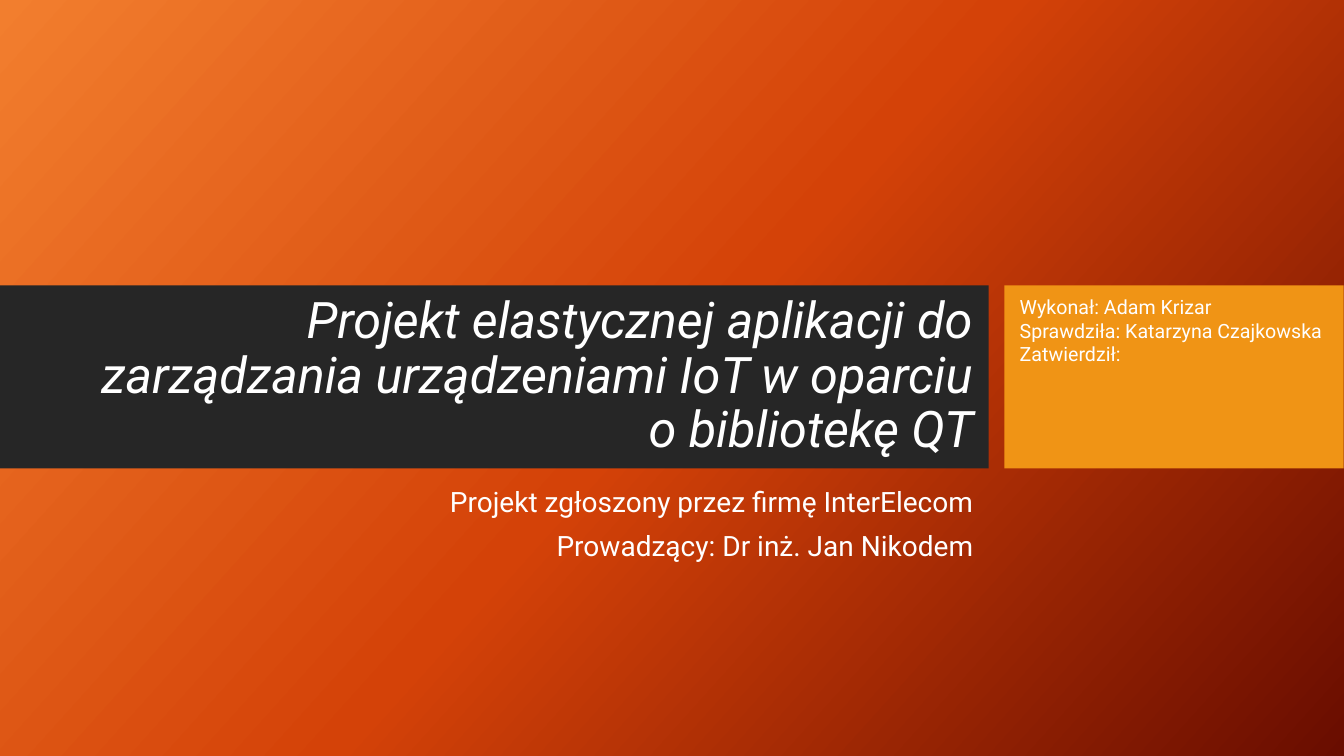
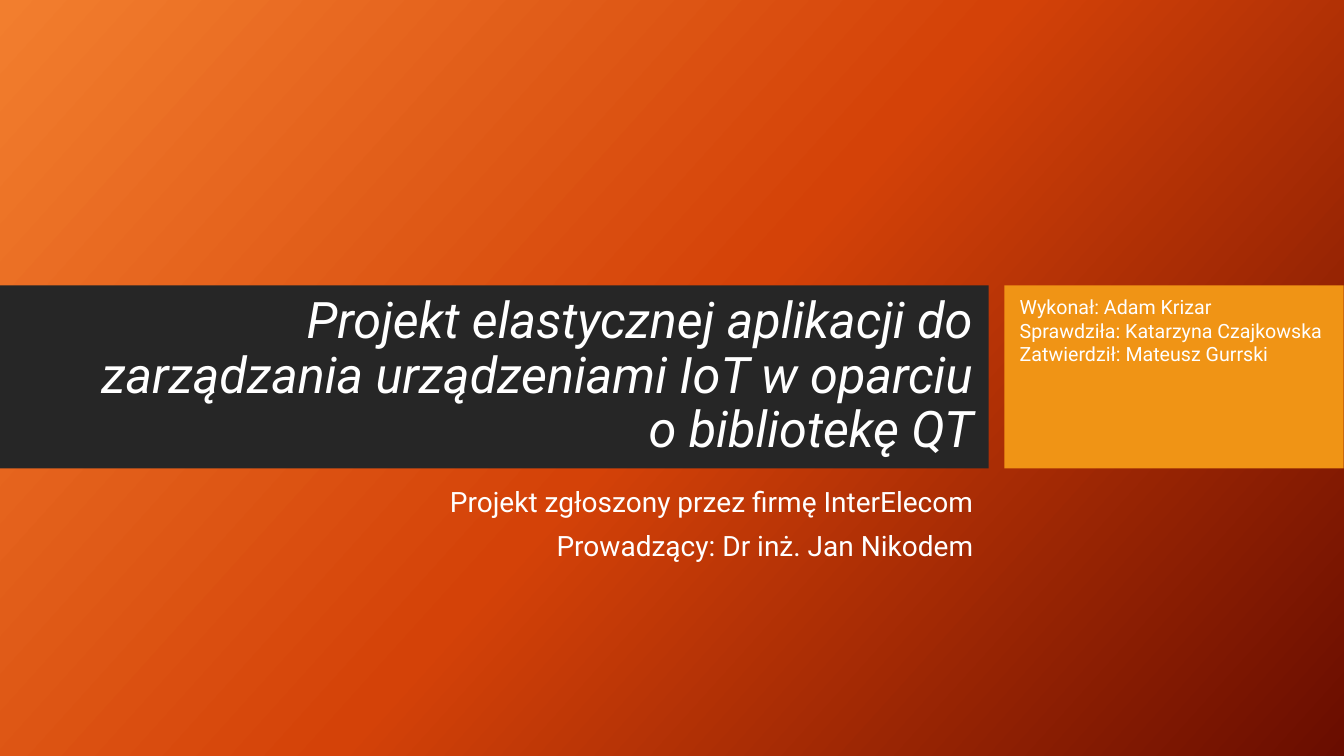
Before and after one commit to AdamStudies-PWR/ProjektZespolowyPWR, a slide deck: slide 1 of przentacja.pptx. Drawn at 1344x756 pixels with LibreOffice and Linux fonts; fonts in the diff are those of the drawing; background and template pictures are left out. Boxes give left, top, right and bottom in pixels: in the first picture for what was removed or moved away, otherwise in the second. Text is boxed around its words. In the diff, an @@ line names an element or a change of style, - is before the commit and + after.

```diff
--- a/przentacja.pptx
+++ b/przentacja.pptx
@@ text at [1020, 346, 1268, 362]: text changed @@
-Zatwierdził:
+Zatwierdził: Mateusz Gurrski
```
Also in this commit, not shown: 1 other file.
